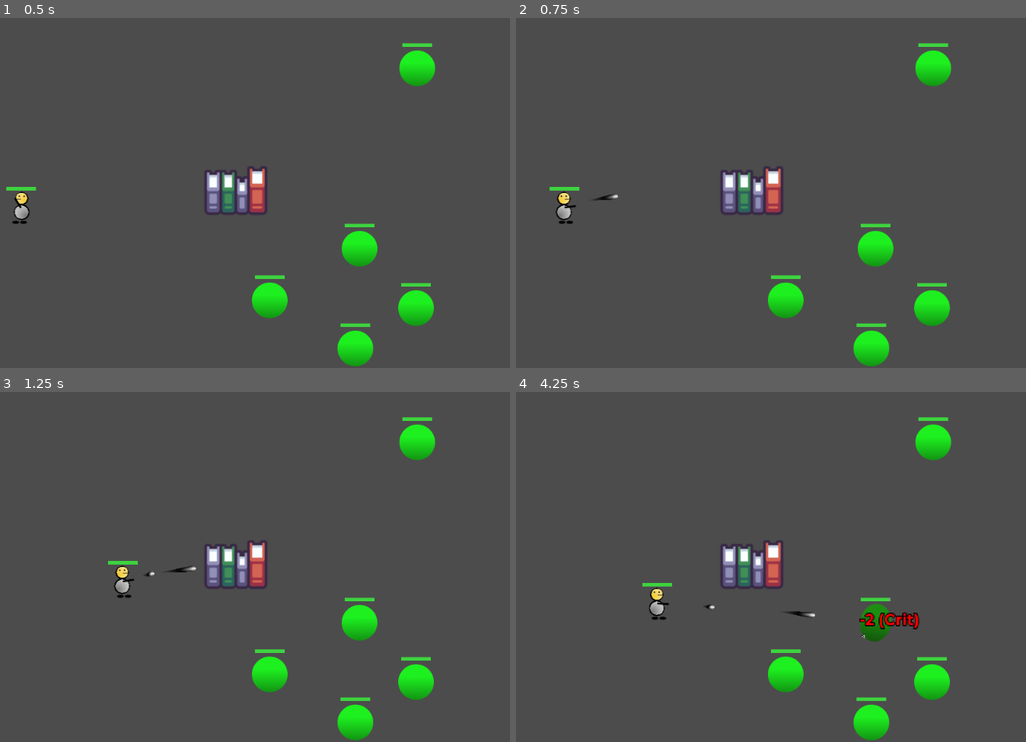
Above: before the commit, frames 1-4 (two rows, left to right).
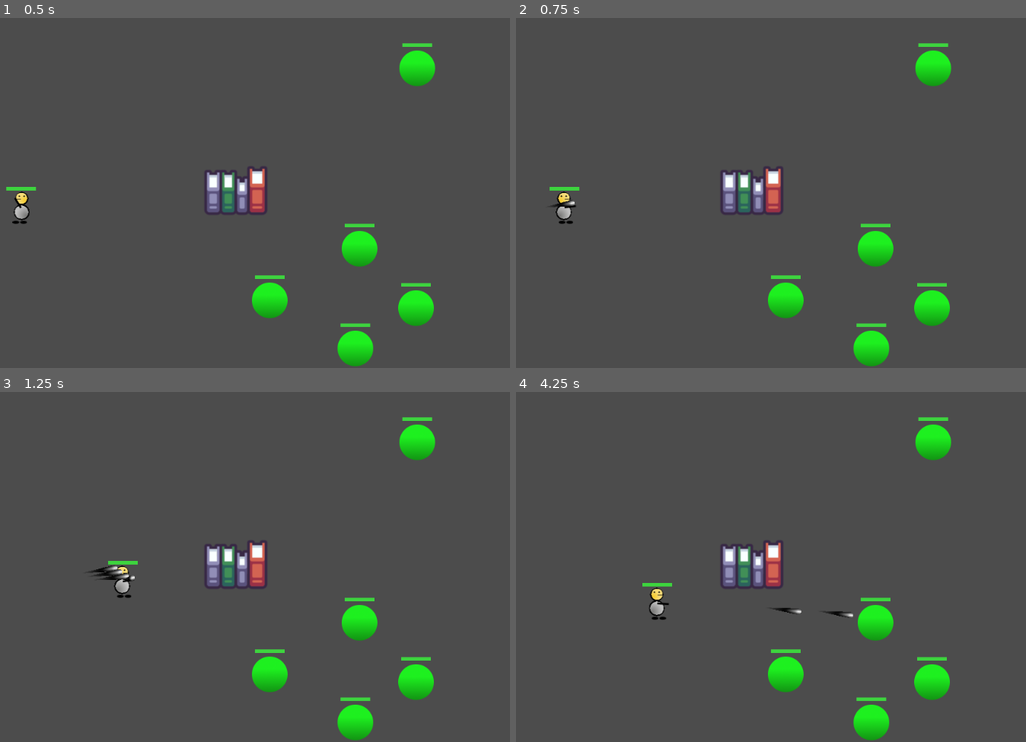
Above: after the commit, the same moments.

Repository: NPGodotEngine/Hack_And_Slash
Game: Godot game, scene res://Levels/TestLevel.tscn
The game is run twice, just before and just after one commit, with the same random seed, the same clock (stepped at 60 frames per second) and the same inputs. The project has no main scene, so this scene is started directly.
Inputs (mouse positions are in pixels of both pictures, inside the frame that each line leads up to):
- Up to frame 1 (0.5 s): no input
- Up to frame 2 (0.75 s): tap Enter at 0.5 s; move the mouse to (857, 172) at 0.52 s; press the mouse at (857, 172) at 0.53 s; hold D (move_right) from 0.53 s (still down)
- Up to frame 3 (1.25 s): keep holding D (move_right)
- Up to frame 4 (4.25 s): move the mouse to (597, 581) at 1.27 s; release D (move_right) at 1.28 s; release the mouse at (597, 581) at 1.28 s; hold S (move_down) 1.28-2.03 s; right-click (597, 581) at 1.35 s; move the mouse to (781, 486) at 2.02 s; press the mouse at (781, 486) at 2.03 s; hold D (move_right) 2.03-2.78 s; move the mouse to (689, 633) at 2.77 s; release the mouse at (689, 633) at 2.78 s; hold W (move_up) 2.78-3.53 s; right-click (689, 633) at 2.85 s; move the mouse to (903, 616) at 3.52 s; press the mouse at (903, 616) at 3.53 s; hold A (move_left) from 3.53 s (still down)

Frame 1 is identical in both runs. In frame 2, less than 0.1% of the frame differs, in the area x 6-20%, y 50-55%; in frame 3, 0.3%; in frame 4, 0.9%, in the area x 36-80%, y 58-72%.

Commit message:
Refactor: Component inherited from Node2D

Diff:
--- a/Components/Accuracy/AccuracyComp.tscn
+++ b/Components/Accuracy/AccuracyComp.tscn
@@ -2,5 +2,5 @@
 
 [ext_resource path="res://Components/Accuracy/AccuracyComp.gd" type="Script" id=1]
 
-[node name="AccuracyComp" type="Node"]
+[node name="AccuracyComp" type="Node2D"]
 script = ExtResource( 1 )
--- a/Components/Attachments/Ammos/STDAmmo.tscn
+++ b/Components/Attachments/Ammos/STDAmmo.tscn
@@ -3,8 +3,7 @@
 [ext_resource path="res://Components/Attachments/Ammos/STDAmmo.gd" type="Script" id=1]
 [ext_resource path="res://Bullets/Projectile/STDBullet/STDBullet.tscn" type="PackedScene" id=2]
 
-[node name="STDAmmo" type="Node"]
+[node name="STDAmmo" type="Node2D"]
 script = ExtResource( 1 )
 attachment_type = 4
-fill_ammo_when_start = true
 bullet_scene = ExtResource( 2 )
--- a/Components/Attachments/Barrels/STDBarrel.tscn
+++ b/Components/Attachments/Barrels/STDBarrel.tscn
@@ -2,6 +2,6 @@
 
 [ext_resource path="res://Components/Attachments/Attachment.gd" type="Script" id=1]
 
-[node name="STDBarrel" type="Node"]
+[node name="STDBarrel" type="Node2D"]
 script = ExtResource( 1 )
 attachment_type = 8
--- a/Components/Attachments/Stocks/STDStock.tscn
+++ b/Components/Attachments/Stocks/STDStock.tscn
@@ -2,5 +2,5 @@
 
 [ext_resource path="res://Components/Attachments/Attachment.gd" type="Script" id=1]
 
-[node name="STDStock" type="Node"]
+[node name="STDStock" type="Node2D"]
 script = ExtResource( 1 )
--- a/Components/Attachments/Triggers/AutoTrigger.tscn
+++ b/Components/Attachments/Triggers/AutoTrigger.tscn
@@ -2,6 +2,6 @@
 
 [ext_resource path="res://Components/Attachments/Triggers/AutoTrigger.gd" type="Script" id=1]
 
-[node name="AutoTrigger" type="Node"]
+[node name="AutoTrigger" type="Node2D"]
 script = ExtResource( 1 )
 attachment_type = 2
--- a/Components/Attachments/Triggers/BurstTrigger.tscn
+++ b/Components/Attachments/Triggers/BurstTrigger.tscn
@@ -2,7 +2,5 @@
 
 [ext_resource path="res://Components/Attachments/Triggers/BurstTrigger.gd" type="Script" id=1]
 
-[node name="BurstTrigger" type="Node"]
+[node name="BurstTrigger" type="Node2D"]
 script = ExtResource( 1 )
-attachment_type = 2
-burst_duration = 0.5
--- a/Components/Component.gd
+++ b/Components/Component.gd
@@ -1,6 +1,6 @@
-# Class compoent extend from Node
+# Class compoent extend from Node2D
 class_name Component
-extends Node
+extends Node2D
 
 # Call to setup component
 func setup() -> void:
--- a/Components/CriticalStrike/CriticalStrikeComp.tscn
+++ b/Components/CriticalStrike/CriticalStrikeComp.tscn
@@ -2,5 +2,5 @@
 
 [ext_resource path="res://Components/CriticalStrike/CriticalStrikeComp.gd" type="Script" id=1]
 
-[node name="CriticalStrikeComp" type="Node"]
+[node name="CriticalStrikeComp" type="Node2D"]
 script = ExtResource( 1 )
--- a/Components/Damage/DamageComp.tscn
+++ b/Components/Damage/DamageComp.tscn
@@ -2,5 +2,5 @@
 
 [ext_resource path="res://Components/Damage/DamageComp.gd" type="Script" id=1]
 
-[node name="DamageComp" type="Node"]
+[node name="DamageComp" type="Node2D"]
 script = ExtResource( 1 )
--- a/Components/Health/HealthComp.tscn
+++ b/Components/Health/HealthComp.tscn
@@ -2,5 +2,5 @@
 
 [ext_resource path="res://Components/Health/Health.gd" type="Script" id=1]
 
-[node name="HealthComp" type="Node"]
+[node name="HealthComp" type="Node2D"]
 script = ExtResource( 1 )
--- a/Components/LevelExp/LevelExpComp.tscn
+++ b/Components/LevelExp/LevelExpComp.tscn
@@ -2,5 +2,5 @@
 
 [ext_resource path="res://Components/LevelExp/LevelExp.gd" type="Script" id=1]
 
-[node name="LevelExpComp" type="Node"]
+[node name="LevelExpComp" type="Node2D"]
 script = ExtResource( 1 )
--- a/Components/WeaponManager/WeaponManager.tscn
+++ b/Components/WeaponManager/WeaponManager.tscn
@@ -2,6 +2,5 @@
 
 [ext_resource path="res://Components/WeaponManager/WeaponManager.gd" type="Script" id=1]
 
-
-[node name="WeaponManager" type="Node"]
+[node name="WeaponManager" type="Node2D"]
 script = ExtResource( 1 )
--- a/Components/Weapons/STDWeapon.tscn
+++ b/Components/Weapons/STDWeapon.tscn
@@ -9,7 +9,7 @@
 [ext_resource path="res://Components/Accuracy/AccuracyComp.tscn" type="PackedScene" id=7]
 [ext_resource path="res://Components/CriticalStrike/CriticalStrikeComp.tscn" type="PackedScene" id=8]
 
-[node name="STDWeapon" type="Node"]
+[node name="STDWeapon" type="Node2D"]
 script = ExtResource( 1 )
 
 [node name="DamageComp" parent="." instance=ExtResource( 6 )]
@@ -25,8 +25,6 @@
 [node name="STDBarrel" parent="." instance=ExtResource( 4 )]
 
 [node name="STDAmmo" parent="." instance=ExtResource( 5 )]
-rounds_per_clip = 30
-bullet_speed = 600.0
 
 [node name="AutoTrigger" parent="." instance=ExtResource( 3 )]
 trigger_duration = 0.2
--- a/project.godot
+++ b/project.godot
@@ -34,7 +34,7 @@
 "language": "GDScript",
 "path": "res://Character/Character.gd"
 }, {
-"base": "Node",
+"base": "Node2D",
 "class": "Component",
 "language": "GDScript",
 "path": "res://Components/Component.gd"
Binary file added: Assets/Marine/Marine_body.png
Not shown, added: Assets/Marine/Marine_body.png.import
Binary file added: Assets/Marine/Marine_feet_back.png
Not shown, added: Assets/Marine/Marine_feet_back.png.import
Binary file added: Assets/Marine/Marine_feet_front.png
Not shown, added: Assets/Marine/Marine_feet_front.png.import
Binary file added: Assets/Marine/Marine_goggles.png
Not shown, added: Assets/Marine/Marine_goggles.png.import
Binary file added: Assets/Marine/Marine_head.png
Not shown, added: Assets/Marine/Marine_head.png.import
Binary file added: Assets/Marine/Marine_leg_back.png
Not shown, added: Assets/Marine/Marine_leg_back.png.import
(and 10 more such lines)
